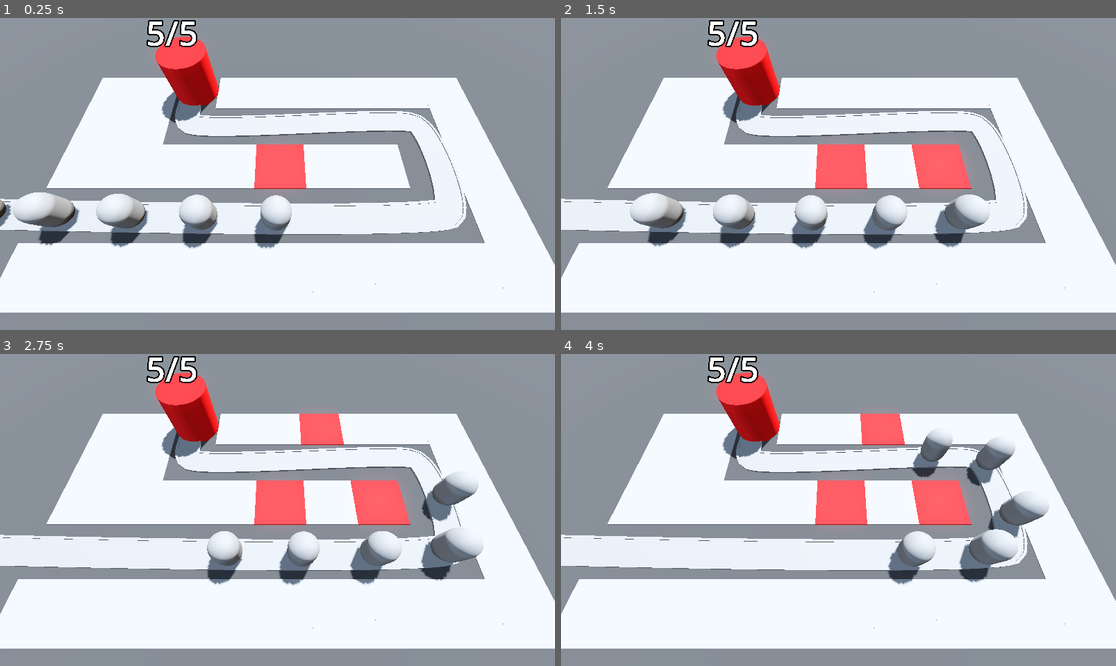
Above: before the commit, frames 1-4 (two rows, left to right).
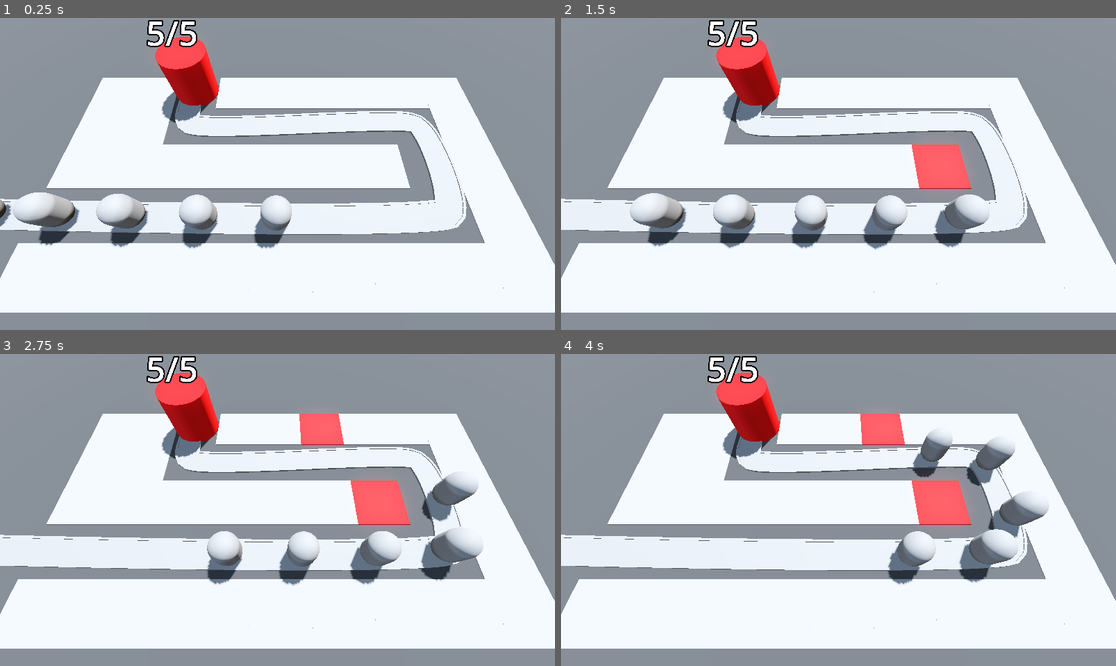
Above: after the commit, the same moments.

Repository: caiobribeiro/godot-barbarian-blaster
Game: Godot game, scene res://scene/base_level.tscn
The game is run twice, just before and just after one commit, with the same random seed, the same clock (stepped at 60 frames per second) and the same inputs.
Inputs (mouse positions are in pixels of both pictures, inside the frame that each line leads up to):
- Up to frame 1 (0.25 s): no input
- Up to frame 2 (1.5 s): move the mouse to (960, 158) at 0.52 s; click (960, 158) at 0.6 s; move the mouse to (727, 189) at 1.27 s; click (727, 189) at 1.35 s
- Up to frame 3 (2.75 s): move the mouse to (333, 441) at 2.02 s; click (333, 441) at 2.1 s
- Up to frame 4 (4 s): move the mouse to (810, 572) at 2.77 s; click (810, 572) at 2.85 s; move the mouse to (1005, 556) at 3.52 s; click (1005, 556) at 3.6 s

The runs differ from the first frame. In frame 1, 1.3% of the frame differs, in the area x 44-56%, y 40-88%; in frame 2, 1.3%; in frame 3, 1.3%; in frame 4, 1.3%.

Commit message:
feat: add click input action and improve grid cell placement
Introduces a new 'click' input action in project settings and updates ray_picker_camera.gd to place grid cells only when the click action is pressed.

Diff:
--- a/RayPickerCamera/ray_picker_camera.gd
+++ b/RayPickerCamera/ray_picker_camera.gd
@@ -12,8 +12,13 @@
 
 	if ray_cast_3d.is_colliding():
 		var collider = ray_cast_3d.get_collider()
+		Input.set_default_cursor_shape(Input.CURSOR_POINTING_HAND)
+
 		if collider is GridMap:
-			var collision_point = ray_cast_3d.get_collision_point()
-			var cell = gridmap.local_to_map(collision_point)
-			if gridmap.get_cell_item(cell) == 0:
-				gridmap.set_cell_item(cell, 1)
+			if Input.is_action_just_pressed("click"):
+				var collision_point = ray_cast_3d.get_collision_point()
+				var cell = gridmap.local_to_map(collision_point)
+				if gridmap.get_cell_item(cell) == 0:
+					gridmap.set_cell_item(cell, 1)
+	else:
+		Input.set_default_cursor_shape(Input.CURSOR_ARROW)
--- a/project.godot
+++ b/project.godot
@@ -14,3 +14,11 @@
 run/main_scene="uid://c0so72jchmhsr"
 config/features=PackedStringArray("4.5", "Forward Plus")
 config/icon="res://icon.svg"
+
+[input]
+
+click={
+"deadzone": 0.2,
+"events": [Object(InputEventMouseButton,"resource_local_to_scene":false,"resource_name":"","device":-1,"window_id":0,"alt_pressed":false,"shift_pressed":false,"ctrl_pressed":false,"meta_pressed":false,"button_mask":0,"position":Vector2(0, 0),"global_position":Vector2(0, 0),"factor":1.0,"button_index":1,"canceled":false,"pressed":false,"double_click":false,"script":null)
+]
+}
